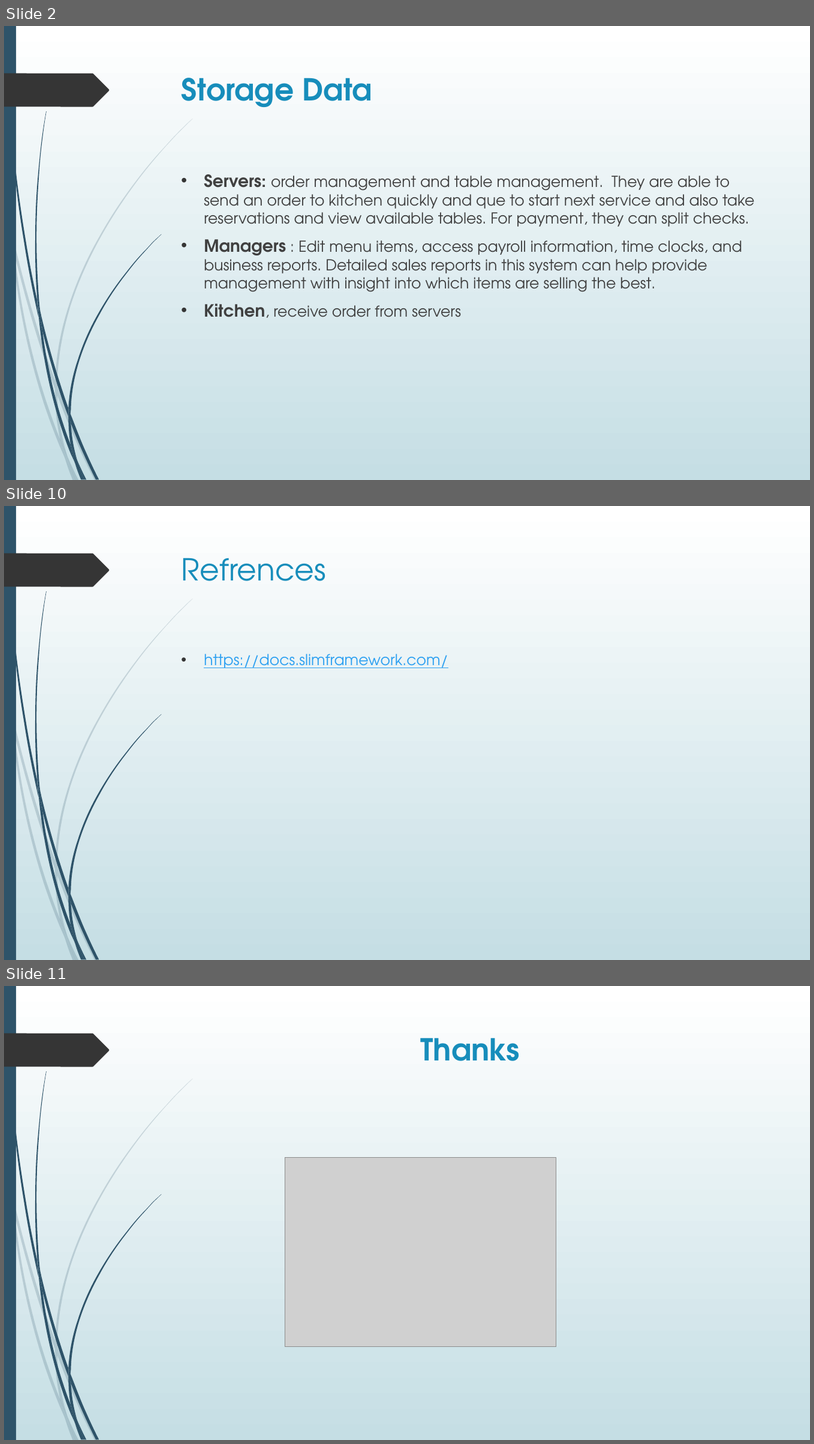
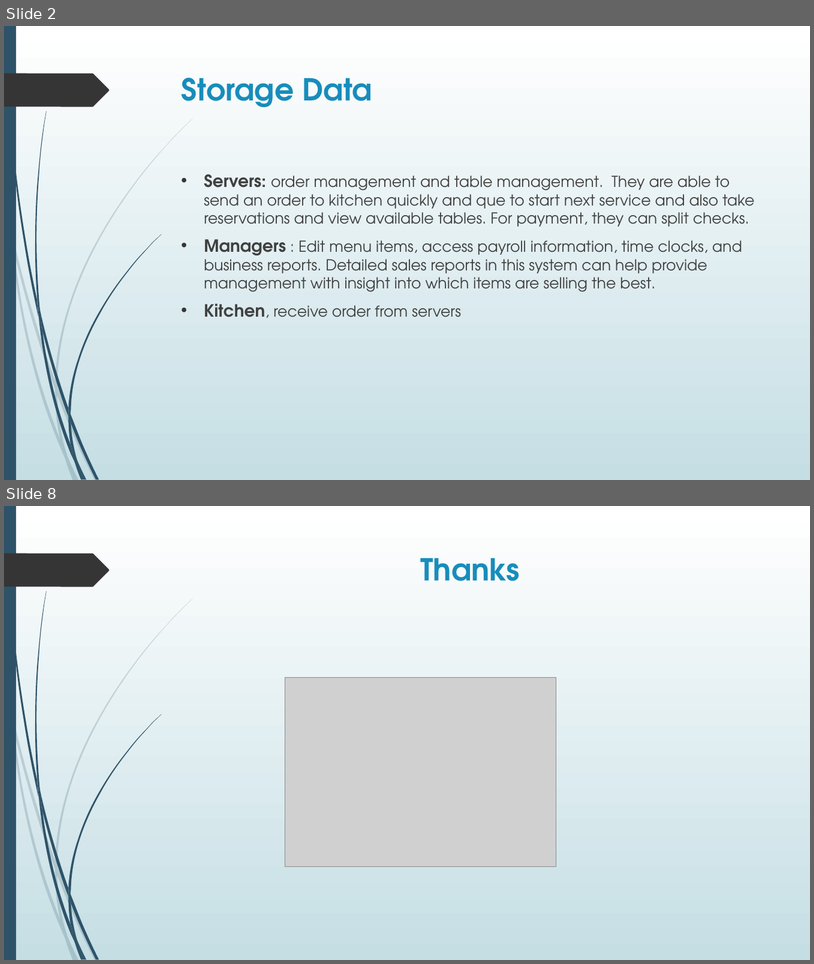
Before and after one commit to Azam6169/storageSystem, a slide deck: PHP-Presentation.pptx. Shown one above the other, each under a label of ours: slides 2, 10 and 11 before the commit, slides 2 and 8 after it; the slides between them are not shown. The pictures are 814x1444 and 814x964 pixels, drawn with LibreOffice and Linux fonts; fonts in the diff are those of the drawing; grey boxes stand for pictures. Boxes give left, top, right and bottom in pixels: in the first picture for what was removed or moved away, otherwise in the second. Text is boxed around its words. In the diff, an @@ line names an element or a change of style, - is before the commit and + after.

```diff
--- a/PHP-Presentation.pptx
+++ b/PHP-Presentation.pptx
@@ slide 10 removed at bbox=[4, 506, 810, 960], background gradient #FFFFFF to #C5DEE5; not listed: 24 template elements that a slide beside it also shows @@
@@ title removed at bbox=[182, 558, 326, 581] @@
-Refrences
@@ text removed at bbox=[204, 654, 448, 668] @@
-• https://docs.slimframework.com/
@@ what was slide 11 is now slide 8 @@
```
Also in this commit, not shown: 5 slides changed, 2 other slides removed, 2 other files.
